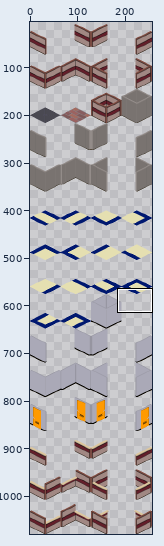
File history of a sprite sheet, Content/SheetsOrigin/cubiclewallssheet.png. The first picture is a wide view before the edit; the outline marks the close-up.
Close-up. As it was:
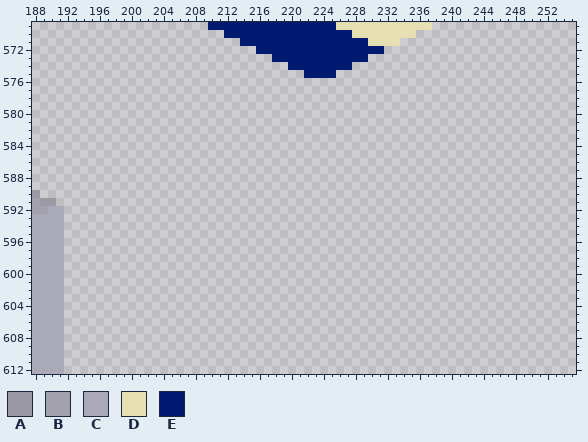
The file is 256x1080 pixels. Colours within 5 levels of each other are drawn and written as one. Shown: x 188..255, y 569..612. The wide view leaves out empty margins. The commit also changed other parts of the picture, which this record leaves out.
Palette (. is transparent): A #9a99a4  B #a2a1ad  C #aaa9b7  D #e5dfb1  E #001870
Pixels before (only the part around the change), first column x 188:
569 ......................EEEEEEEEEEEEEEEEDDDDDDDDDDDD..................
570 ........................EEEEEEEEEEEEEEEEDDDDDDDD....................
571 ..........................EEEEEEEEEEEEEEEEDDDD......................
572 ............................EEEEEEEEEEEEEEEE........................
573 ..............................EEEEEEEEEEEE..........................
574 ................................EEEEEEEE............................
575 ..................................EEEE..............................
576 ....................................................................
577 ....................................................................
578 ....................................................................
579 ....................................................................
580 ....................................................................
581 ....................................................................
582 ....................................................................
583 ....................................................................
584 ....................................................................
585 ....................................................................
586 ....................................................................
587 ....................................................................
588 ....................................................................
589 ....................................................................
590 A...................................................................
591 BAA.................................................................
592 BBCC................................................................
593 CCCC................................................................
594 CCCC................................................................
595 CCCC................................................................
596 CCCC................................................................
597 CCCC................................................................
598 CCCC................................................................
599 CCCC................................................................
600 CCCC................................................................
601 CCCC................................................................
602 CCCC................................................................
603 CCCC................................................................
604 CCCC................................................................
605 CCCC................................................................
606 CCCC................................................................
607 CCCC................................................................
608 CCCC................................................................
609 CCCC................................................................
610 CCCC................................................................
611 CCCC................................................................
612 CCCC................................................................
The result:
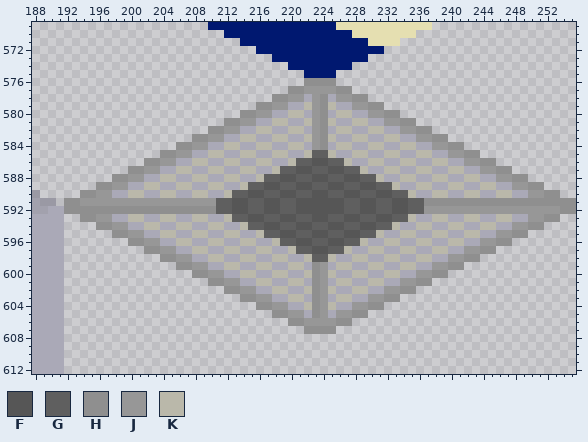
Colours new in this view: F #565656  G #5f5f5f  H #8f8f8f  J #979797  K #bab8aa
The exact change:
Changed rows in their new state; - is an unchanged pixel.
first column x 192:
576 ------------------------------HHHH------------------------------
577 ----------------------------HHJJJJHH----------------------------
578 --------------------------HHJJCJHCJJHH--------------------------
579 ------------------------HHJJCCKJHKCCJJHH------------------------
580 ----------------------HHJJCCKKCJHCKKCCJJHH----------------------
581 --------------------HHJJCCKKCCKJHKCCKKCCJJHH--------------------
582 ------------------HHJJCCKKCCKKCJHCKKCCKKCCJJHH------------------
583 ----------------HHJJCCKKCCKKCCKJHKCCKKCCKKCCJJHH----------------
584 --------------HHJJCCKKCCKKCCKKCJHCKKCCKKCCKKCCJJHH--------------
585 ------------HHJJCCKKCCKKCCKKCCKGGKCCKKCCKKCCKKCCJJHH------------
586 ----------HHJJCCKKCCKKCCKKCCKGGFFGGKCCKKCCKKCCKKCCJJHH----------
587 --------HHJJCCKKCCKKCCKKCCKGGFFGGFFGGKCCKKCCKKCCKKCCJJHH--------
588 ------HHJJCCKKCCKKCCKKCCKGGFFGGFFGGFFGGKCCKKCCKKCCKKCCJJHH------
589 ----HHJJCCKKCCKKCCKKCCKGGFFGGFFGGFFGGFFGGKCCKKCCKKCCKKCCJJHH----
590 --HHJJCCKKCCKKCCKKCCKGGFFGGFFGGFFGGFFGGFFGGKCCKKCCKKCCKKCCJJHH--
591 HHJJJJJJJJJJJJJJJJJGGFFGGFFGGFFFFFFGGFFGGFFGGHHHHHHHHHHHHHHHHHHH
592 HHHHHHHHHHHHHHHHHHHGGFFGGFFGGFFFFFFGGFFGGFFGGJJJJJJJJJJJJJJJJJHH
593 --HHJJCCKKCCKKCCKKCCKGGFFGGFFGGFFGGFFGGFFGGKCCKKCCKKCCKKCCJJHH--
594 ----HHJJCCKKCCKKCCKKCCKGGFFGGFFGGFFGGFFGGKCCKKCCKKCCKKCCJJHH----
595 ------HHJJCCKKCCKKCCKKCCKGGFFGGFFGGFFGGKCCKKCCKKCCKKCCJJHH------
596 --------HHJJCCKKCCKKCCKKCCKGGFFGGFFGGKCCKKCCKKCCKKCCJJHH--------
597 ----------HHJJCCKKCCKKCCKKCCKGGFFGGKCCKKCCKKCCKKCCJJHH----------
598 ------------HHJJCCKKCCKKCCKKCCKGGKCCKKCCKKCCKKCCJJHH------------
599 --------------HHJJCCKKCCKKCCKKCHJCKKCCKKCCKKCCJJHH--------------
600 ----------------HHJJCCKKCCKKCCKHJKCCKKCCKKCCJJHH----------------
601 ------------------HHJJCCKKCCKKCHJCKKCCKKCCJJHH------------------
602 --------------------HHJJCCKKCCKHJKCCKKCCJJHH--------------------
603 ----------------------HHJJCCKKCHJCKKCCJJHH----------------------
604 ------------------------HHJJCCKHJKCCJJHH------------------------
605 --------------------------HHJJCHJCJJHH--------------------------
606 ----------------------------HHJJJJHH----------------------------
607 ------------------------------HHHH------------------------------
